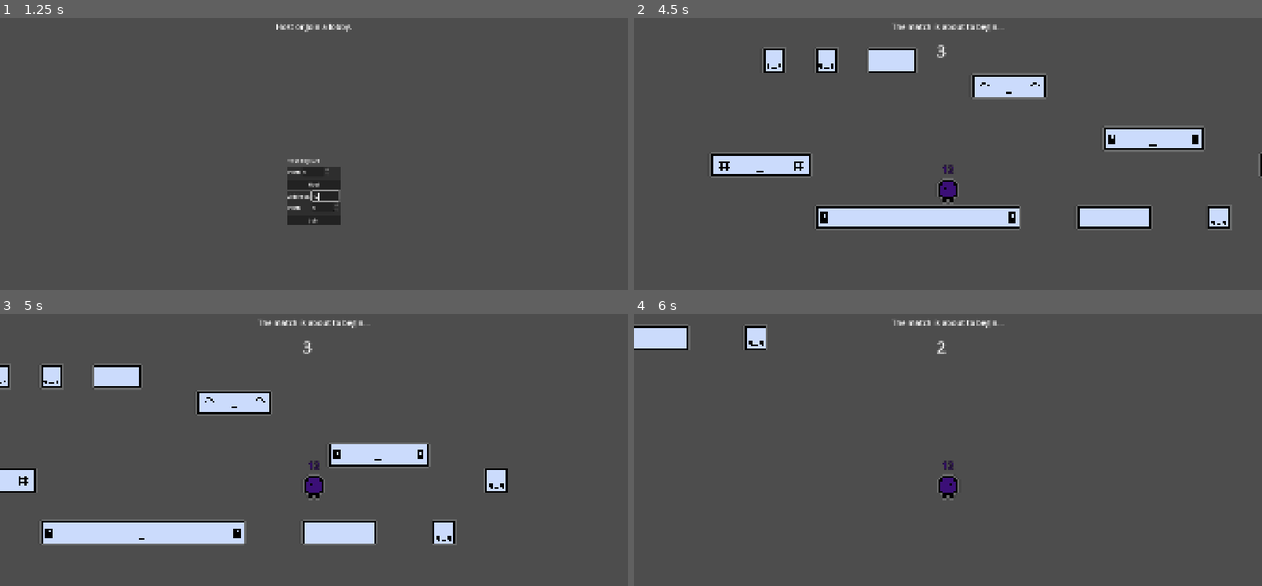
Above: before the commit, frames 1-4 (two rows, left to right).
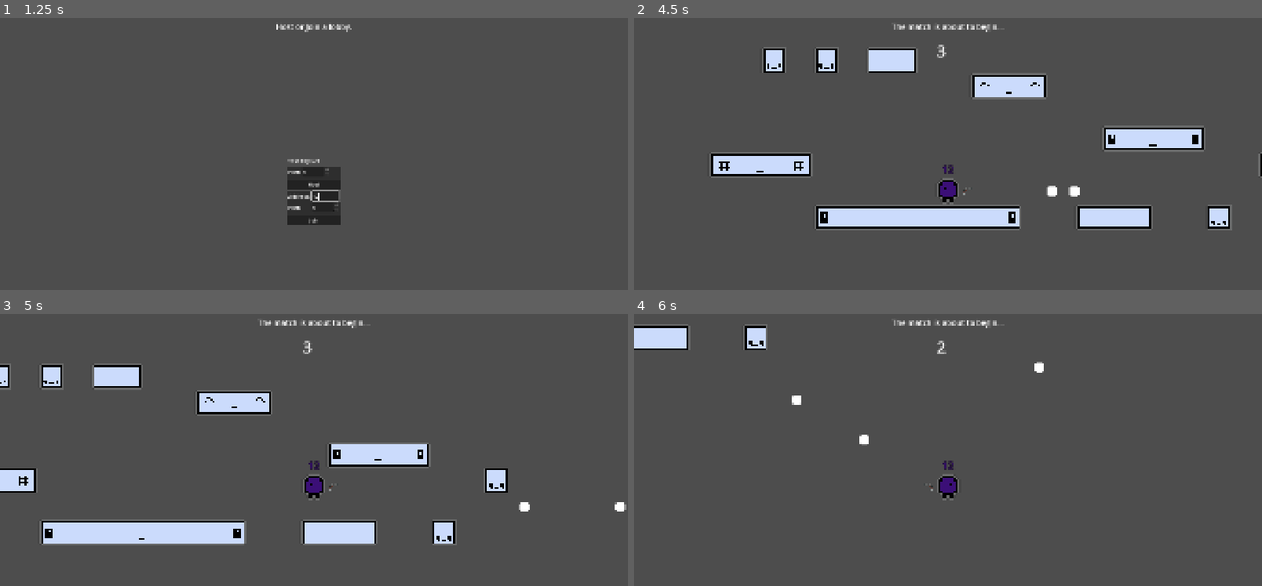
Above: after the commit, the same moments.

Repository: Mrneptune11/Unlimited-Games-Jam
Game: Godot game, scene res://Main/Lobby/Lobby.tscn
The game is run twice, just before and just after one commit, with the same random seed, the same clock (stepped at 60 frames per second) and the same inputs.
Inputs (mouse positions are in pixels of both pictures, inside the frame that each line leads up to):
- Up to frame 1 (1.25 s): click (326, 194) at 0.52 s; type "12" at 0.6 s
- Up to frame 2 (4.5 s): click "Host" at 1.25 s; click (948, 189) at 2.02 s; type "12" at 2.1 s; click "Start Game" at 2.75 s; click "Submit" at 3.5 s; tap Enter at 4.25 s; hold D (move_right) from 4.28 s (still down); hold O (action, bound only after the commit) from 4.28 s (still down)
- Up to frame 3 (5 s): keep holding D (move_right); keep holding O (action, bound only after the commit); tap Space (move_up) at 4.52 s; tap 0 at 4.55 s
- Up to frame 4 (6 s): release O (action, bound only after the commit) at 5.03 s; tap 0 at 5.1 s; tap Space (move_up) at 5.27 s; tap 9 at 5.3, 5.85 s; release D (move_right) at 5.78 s; hold A (move_left) from 5.78 s (still down); hold O (action, bound only after the commit) from 5.78 s (still down)

Frame 1 is identical in both runs. In frame 2, 0.1% of the frame differs, in the area x 52-71%, y 61-66%; in frame 3, 0.1%; in frame 4, 0.2%, in the area x 25-66%, y 17-66%.

Commit message:
basic gun stuff working

Diff:
--- a/Data/epic_names.json
+++ b/Data/epic_names.json
@@ -126,4 +126,6 @@
 	"Gronk",
 
 	"JamesPork",
+
+	"LongTort"
 ]
--- a/Main/Lobby/Lobby.tscn
+++ b/Main/Lobby/Lobby.tscn
@@ -2,6 +2,7 @@
 
 [ext_resource type="Script" uid="uid://3mtp3mvg1058" path="res://Main/Lobby/lobby.gd" id="1_0duqs"]
 [ext_resource type="Script" uid="uid://b3bltlekjmkx8" path="res://Main/Lobby/ui.gd" id="2_0duqs"]
+[ext_resource type="Script" uid="uid://duv6tnyoy0mcv" path="res://Main/Lobby/projectiles.gd" id="2_owp0v"]
 
 [sub_resource type="SceneReplicationConfig" id="SceneReplicationConfig_0duqs"]
 properties/0/path = NodePath(".:text")
@@ -20,6 +21,9 @@
 
 [node name="Effects" type="Node2D" parent="." unique_id=174491174]
 
+[node name="Projectiles" type="Node2D" parent="." unique_id=1653782465]
+script = ExtResource("2_owp0v")
+
 [node name="PlayerSpawner" type="MultiplayerSpawner" parent="." unique_id=892560041]
 _spawnable_scenes = PackedStringArray("uid://byro3ciqr2064")
 spawn_path = NodePath("../Players")
@@ -29,6 +33,10 @@
 _spawnable_scenes = PackedStringArray("uid://dwwa4u4id4t2m")
 spawn_path = NodePath("../Level")
 spawn_limit = 1
+
+[node name="ProjectileSpawner" type="MultiplayerSpawner" parent="." unique_id=1275486068]
+_spawnable_scenes = PackedStringArray("uid://cp4b2pq44hqp0")
+spawn_path = NodePath("../Projectiles")
 
 [node name="UI" type="CanvasLayer" parent="." unique_id=1150281040]
 script = ExtResource("2_0duqs")
--- /dev/null
+++ b/Main/Lobby/projectiles.gd
@@ -0,0 +1,21 @@
+extends Node2D
+
+const BULLET_SCN:PackedScene = preload("res://Objects/Weapons/Gun/Bullet.tscn")
+
+const BULLET_SPEED:float = 7
+
+@rpc("any_peer", "call_local", "reliable")
+func spawn_projectile(my_owner:int)->void:
+	var bullet:Projectile = BULLET_SCN.instantiate()
+
+	var player:Player = get_tree().current_scene.get_player(my_owner)
+
+
+	var dir:Vector2 = Vector2(player.direction,0)
+	bullet.set_up(dir * BULLET_SPEED, 5)
+	bullet.global_position = player.get_node("Socket").global_position
+
+	add_child(bullet)
+
+	if is_multiplayer_authority():
+		bullet.hit_player.connect(player.get_node("Socket").get_node("Weapon").validate_target)
--- a/Main/Managers/EventManager.gd
+++ b/Main/Managers/EventManager.gd
@@ -204,7 +204,7 @@
 
 ## Helper function for the Fireballs event.
 ## Using RPC allows the event node to be instantiated on both the server & clients.
-@rpc("authority", "call_local", "reliable")
+@rpc("authority", "call_remote", "reliable")
 func fireballs_helper()->void:
 	var fireball_spawner: FireballSpawner = _FIREBALLS_EVENT_SPAWNER_SCENE.instantiate()
 	get_tree().current_scene.add_child(fireball_spawner)
--- a/Objects/Player/Player.tscn
+++ b/Objects/Player/Player.tscn
@@ -4,6 +4,8 @@
 [ext_resource type="Texture2D" uid="uid://d2heawl5ty88q" path="res://Assets/sprites/white_square.png" id="1_oansn"]
 [ext_resource type="Texture2D" uid="uid://xtu6gk86tanv" path="res://Assets/SpriteSheets/char_test-Sheet.png" id="1_we6tp"]
 [ext_resource type="Texture2D" uid="uid://bg7mtpr2qe4na" path="res://Assets/sprites/ghost.png" id="3_b0me6"]
+[ext_resource type="Script" uid="uid://c2ffnvyj4unmc" path="res://Objects/Player/socket.gd" id="5_1qpp8"]
+[ext_resource type="PackedScene" uid="uid://lupyi2d51iov" path="res://Objects/Weapons/Gun/Gun.tscn" id="6_1qpp8"]
 
 [sub_resource type="AtlasTexture" id="AtlasTexture_oansn"]
 atlas = ExtResource("1_we6tp")
@@ -104,3 +106,9 @@
 
 [node name="ServerSync" type="MultiplayerSynchronizer" parent="." unique_id=1418538309]
 replication_config = SubResource("SceneReplicationConfig_b0me6")
+
+[node name="Socket" type="Marker2D" parent="." unique_id=552284437]
+position = Vector2(12, 0)
+script = ExtResource("5_1qpp8")
+
+[node name="Weapon" parent="Socket" unique_id=1179641535 instance=ExtResource("6_1qpp8")]
--- a/Objects/Player/player.gd
+++ b/Objects/Player/player.gd
@@ -77,6 +77,9 @@
 		# Flip sprite
 		$AnimatedSprite2D.flip_h = (direction < 0.0)
 
+		$Socket.scale.x = value
+		$Socket.position.x = value * 12
+
 
 var player_name:String = "" :
 	set(value):
@@ -115,6 +118,8 @@
 	#Create the player label and ask their name
 	create_label()
 	ask_name()
+
+	$Socket/Weapon.set_up(20,peer_id)
 
 #Teleports peers to a specific position
 @rpc("authority", "call_local", "reliable")
@@ -127,12 +132,6 @@
 
 func _input(_event: InputEvent) -> void:
 	if (!local || mode == Mode.PAUSE): return #Prevent input from others / during pause
-
-	###Test for size
-	#if Input.is_key_label_pressed(KEY_0):
-		#size_scale = (size_scale + 1) as Size
-	#if Input.is_key_label_pressed(KEY_9):
-		#size_scale = (size_scale - 1) as Size
 
 func _physics_process(delta: float) -> void:
 	# Only process physics if local
--- /dev/null
+++ b/Objects/Player/socket.gd
@@ -0,0 +1,4 @@
+class_name Socket extends Marker2D
+
+func equip_weapon(weapon:Weapon)->void:
+	self.add_child(weapon)
--- /dev/null
+++ b/Objects/Weapons/Gun/Bullet.tscn
@@ -0,0 +1,26 @@
+[gd_scene format=3 uid="uid://baj10uofqhx5l"]
+
+[ext_resource type="PackedScene" uid="uid://cp4b2pq44hqp0" path="res://Objects/Weapons/Projectile/Projectile.tscn" id="1_g3unq"]
+[ext_resource type="Script" uid="uid://fyysesdycpdj" path="res://Objects/Weapons/Projectile/projectile.gd" id="2_aaf82"]
+[ext_resource type="Texture2D" uid="uid://d2heawl5ty88q" path="res://Assets/sprites/white_square.png" id="2_j2354"]
+
+[sub_resource type="CircleShape2D" id="CircleShape2D_aaf82"]
+radius = 3.5
+
+[sub_resource type="SceneReplicationConfig" id="SceneReplicationConfig_aaf82"]
+properties/0/path = NodePath(".:position")
+properties/0/spawn = true
+properties/0/replication_mode = 1
+
+[node name="Projectile" unique_id=1121484163 instance=ExtResource("1_g3unq")]
+script = ExtResource("2_aaf82")
+
+[node name="Sprite2D" parent="." index="0" unique_id=827429628]
+scale = Vector2(0.5, 0.5)
+texture = ExtResource("2_j2354")
+
+[node name="CollisionShape2D" parent="." index="1" unique_id=1814601285]
+shape = SubResource("CircleShape2D_aaf82")
+
+[node name="MultiplayerSynchronizer" type="MultiplayerSynchronizer" parent="." index="2" unique_id=683208199]
+replication_config = SubResource("SceneReplicationConfig_aaf82")
--- /dev/null
+++ b/Objects/Weapons/Gun/Gun.tscn
@@ -0,0 +1,7 @@
+[gd_scene format=3 uid="uid://lupyi2d51iov"]
+
+[ext_resource type="PackedScene" uid="uid://bmfya0toul7o6" path="res://Objects/Weapons/Weapon.tscn" id="1_kqttf"]
+[ext_resource type="Script" uid="uid://b1galt8x7dnvv" path="res://Objects/Weapons/Gun/gun.gd" id="2_6nyj1"]
+
+[node name="Weapon" unique_id=1179641535 instance=ExtResource("1_kqttf")]
+script = ExtResource("2_6nyj1")
--- /dev/null
+++ b/Objects/Weapons/Gun/gun.gd
@@ -0,0 +1,17 @@
+class_name Gun extends Weapon
+
+const BULLET_SCN:PackedScene = preload("res://Objects/Weapons/Gun/Bullet.tscn")
+
+const BULLET_SPEED:float = 7
+
+func _attack()->void:
+	#var bullet:Projectile = BULLET_SCN.instantiate()
+	#
+	#var dir:Vector2 = Vector2(lobby.get_player(my_owner).direction,0)
+	#bullet.set_up(dir * BULLET_SPEED, 5)
+	#bullet.global_position = self.global_position
+	#
+	#lobby.get_node("Projectiles").add_child(bullet)
+	#bullet.hit_player.connect(validate_target)
+
+	lobby.get_node("Projectiles").spawn_projectile.rpc(my_owner)
--- /dev/null
+++ b/Objects/Weapons/Projectile/Projectile.tscn
@@ -0,0 +1,10 @@
+[gd_scene format=3 uid="uid://cp4b2pq44hqp0"]
+
+[sub_resource type="CircleShape2D" id="CircleShape2D_g4v7s"]
+
+[node name="Projectile" type="Area2D" unique_id=402566226]
+
+[node name="Sprite2D" type="Sprite2D" parent="." unique_id=827429628]
+
+[node name="CollisionShape2D" type="CollisionShape2D" parent="." unique_id=1814601285]
+shape = SubResource("CircleShape2D_g4v7s")
--- /dev/null
+++ b/Objects/Weapons/Projectile/projectile.gd
@@ -0,0 +1,37 @@
+class_name Projectile extends Area2D
+
+var velocity:Vector2
+var life_time:float = 0
+var time_alive:float = 0
+
+signal hit_player(player:int)
+
+func set_up(new_velocity:Vector2, new_life:float)->void:
+	velocity = new_velocity
+	life_time = new_life
+
+func _ready()->void:
+	body_entered.connect(handle_collision)
+
+func handle_collision(body:Node2D)->void:
+	if !is_multiplayer_authority(): return
+	if body is Player:
+		var peer:int = body.peer_id
+		hit_player.emit(peer)
+		body.explode.rpc_id(peer)
+
+	destroy.rpc()
+
+func _physics_process(_delta: float) -> void:
+	position += velocity
+
+func _process(delta: float) -> void:
+	if !is_multiplayer_authority(): return
+	time_alive += delta
+
+	if time_alive >= life_time:
+		destroy.rpc()
+
+@rpc("call_local","reliable")
+func destroy()->void:
+	self.queue_free()
--- /dev/null
+++ b/Objects/Weapons/Weapon.tscn
@@ -0,0 +1,23 @@
+[gd_scene format=3 uid="uid://bmfya0toul7o6"]
+
+[ext_resource type="Script" uid="uid://drn5mbn6ohyh3" path="res://Objects/Weapons/weapon.gd" id="1_1c0wm"]
+[ext_resource type="Texture2D" uid="uid://bcv20nico1kgo" path="res://Assets/temp/gun.png" id="2_6fmjp"]
+
+[sub_resource type="SpriteFrames" id="SpriteFrames_g4v7s"]
+animations = [{
+"frames": [{
+"duration": 1.0,
+"texture": ExtResource("2_6fmjp")
+}],
+"loop": 1,
+"name": &"default",
+"speed": 5.0
+}]
+
+[node name="Weapon" type="Node2D" unique_id=1179641535]
+script = ExtResource("1_1c0wm")
+metadata/_custom_type_script = "uid://drn5mbn6ohyh3"
+
+[node name="AnimatedSprite2D" type="AnimatedSprite2D" parent="." unique_id=1527165884]
+scale = Vector2(0.01, 0.01)
+sprite_frames = SubResource("SpriteFrames_g4v7s")
--- /dev/null
+++ b/Objects/Weapons/weapon.gd
@@ -0,0 +1,34 @@
+class_name Weapon extends Node2D
+
+@onready var lobby:Lobby = get_tree().current_scene
+
+var target:int = -1 #Peer id target
+var my_owner:int = -1 #Peer owning this weapon
+
+var cool_down:float = 0
+var cool_timer:float
+var can_attack:bool = true
+
+func set_up(new_target:int, new_owner:int) ->void:
+	target = new_target
+	my_owner = new_owner
+
+func _process(delta: float) -> void:
+	if !can_attack:
+		cool_timer += delta
+		if cool_timer >= cool_down:
+			cool_down = 0
+			can_attack = true
+
+func _input(_event: InputEvent) -> void:
+	if (!lobby.get_player(my_owner).local): return
+
+	if Input.is_action_pressed("action") && can_attack:
+		_attack()
+
+func _attack()->void:
+	pass
+
+func validate_target(potential_target:int)->void:
+	if potential_target != target:
+		lobby.get_player(my_owner).explode.rpc_id(my_owner)
--- a/project.godot
+++ b/project.godot
@@ -31,22 +31,34 @@
 move_left={
 "deadzone": 0.2,
 "events": [Object(InputEventKey,"resource_local_to_scene":false,"resource_name":"","device":-1,"window_id":0,"alt_press …(191 unchanged characters)…
+, Object(InputEventKey,"resource_local_to_scene":false,"resource_name":"","device":-1,"window_id":0,"alt_pressed":false,"shift_pressed":false,"ctrl_pressed":false,"meta_pressed":false,"pressed":false,"keycode":0,"physical_keycode":4194319,"key_label":0,"unicode":0,"location":0,"echo":false,"script":null)
 ]
 }
 move_right={
 "deadzone": 0.2,
 "events": [Object(InputEventKey,"resource_local_to_scene":false,"resource_name":"","device":-1,"window_id":0,"alt_press …(192 unchanged characters)…
+, Object(InputEventKey,"resource_local_to_scene":false,"resource_name":"","device":-1,"window_id":0,"alt_pressed":false,"shift_pressed":false,"ctrl_pressed":false,"meta_pressed":false,"pressed":false,"keycode":0,"physical_keycode":4194321,"key_label":0,"unicode":0,"location":0,"echo":false,"script":null)
 ]
 }
 move_up={
 "deadzone": 0.2,
 "events": [Object(InputEventKey,"resource_local_to_scene":false,"resource_name":"","device":-1,"window_id":0,"alt_press …(191 unchanged characters)…
 , Object(InputEventKey,"resource_local_to_scene":false,"resource_name":"","device":-1,"window_id":0,"alt_pressed":false …(183 unchanged characters)…
+, Object(InputEventKey,"resource_local_to_scene":false,"resource_name":"","device":-1,"window_id":0,"alt_pressed":false,"shift_pressed":false,"ctrl_pressed":false,"meta_pressed":false,"pressed":false,"keycode":0,"physical_keycode":4194320,"key_label":0,"unicode":0,"location":0,"echo":false,"script":null)
 ]
 }
 move_down={
 "deadzone": 0.2,
 "events": [Object(InputEventKey,"resource_local_to_scene":false,"resource_name":"","device":-1,"window_id":0,"alt_press …(192 unchanged characters)…
+, Object(InputEventKey,"resource_local_to_scene":false,"resource_name":"","device":-1,"window_id":0,"alt_pressed":false,"shift_pressed":false,"ctrl_pressed":false,"meta_pressed":false,"pressed":false,"keycode":0,"physical_keycode":4194322,"key_label":0,"unicode":0,"location":0,"echo":false,"script":null)
+]
+}
+action={
+"deadzone": 0.2,
+"events": [Object(InputEventKey,"resource_local_to_scene":false,"resource_name":"","device":-1,"window_id":0,"alt_pressed":false,"shift_pressed":false,"ctrl_pressed":false,"meta_pressed":false,"pressed":false,"keycode":0,"physical_keycode":79,"key_label":0,"unicode":111,"location":0,"echo":false,"script":null)
+, Object(InputEventKey,"resource_local_to_scene":false,"resource_name":"","device":-1,"window_id":0,"alt_pressed":false,"shift_pressed":false,"ctrl_pressed":false,"meta_pressed":false,"pressed":false,"keycode":0,"physical_keycode":80,"key_label":0,"unicode":112,"location":0,"echo":false,"script":null)
+, Object(InputEventKey,"resource_local_to_scene":false,"resource_name":"","device":-1,"window_id":0,"alt_pressed":false,"shift_pressed":false,"ctrl_pressed":false,"meta_pressed":false,"pressed":false,"keycode":0,"physical_keycode":90,"key_label":0,"unicode":122,"location":0,"echo":false,"script":null)
+, Object(InputEventKey,"resource_local_to_scene":false,"resource_name":"","device":-1,"window_id":0,"alt_pressed":false,"shift_pressed":false,"ctrl_pressed":false,"meta_pressed":false,"pressed":false,"keycode":0,"physical_keycode":88,"key_label":0,"unicode":120,"location":0,"echo":false,"script":null)
 ]
 }
 
Binary file added: Assets/temp/gun.png
Not shown, added: Assets/temp/gun.png.import
Not shown, added: Main/Lobby/projectiles.gd.uid
Not shown, added: Objects/Player/socket.gd.uid
Not shown, added: Objects/Weapons/Gun/gun.gd.uid
Not shown, added: Objects/Weapons/Projectile/projectile.gd.uid
Not shown, added: Objects/Weapons/weapon.gd.uid
